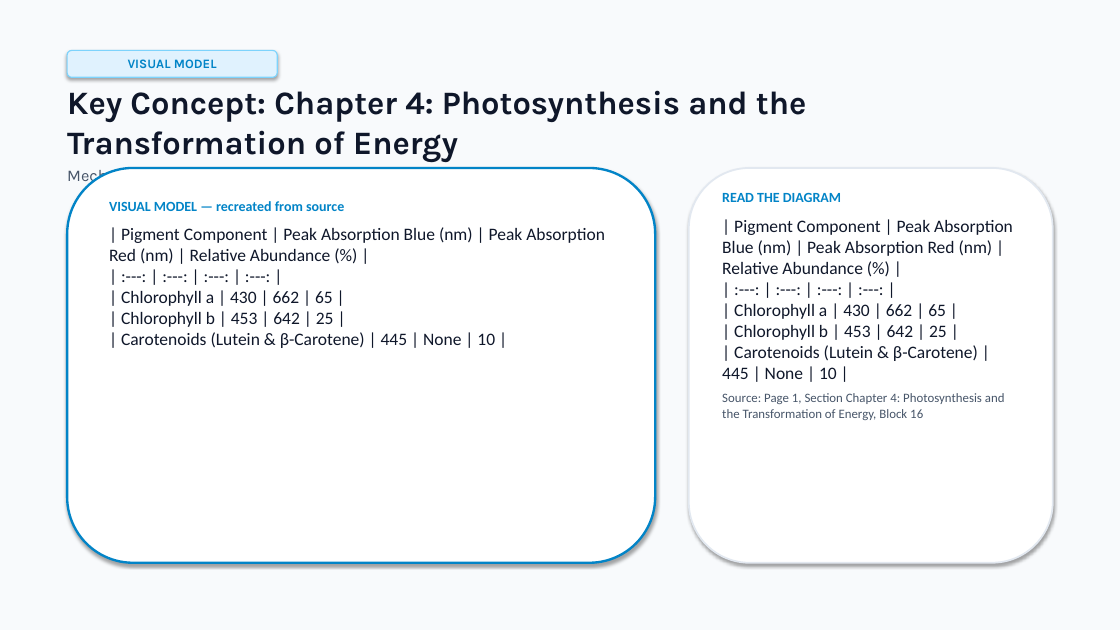
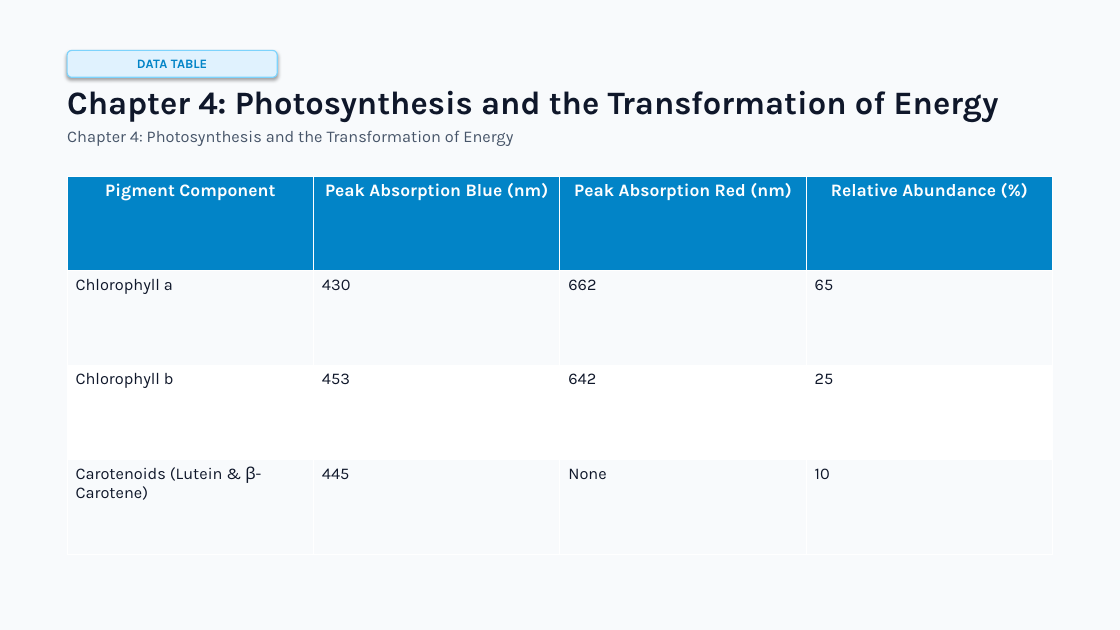
Before and after one commit to usm007/LessonMorph, a slide deck: slide 24 of output/photosynthesis_and_cellular_energy.pptx (slide 19 before the commit). Drawn at 1120x630 pixels with LibreOffice and Linux fonts; fonts in the diff are those of the drawing. Boxes give left, top, right and bottom in pixels: in the first picture for what was removed or moved away, otherwise in the second. Text is boxed around its words. In the diff, an @@ line names an element or a change of style, - is before the commit and + after.

```diff
--- a/output/photosynthesis_and_cellular_energy.pptx
+++ b/output/photosynthesis_and_cellular_energy.pptx
@@ text in rounded rectangle at bbox=[137, 59, 207, 68]: text changed @@
-VISUAL MODEL
+DATA TABLE
@@ text at bbox=[67, 90, 999, 146]: text changed @@
-Key Concept: Chapter 4: Photosynthesis and the Transformation of Energy
-Mechanisms, principles, and analysis
+Chapter 4: Photosynthesis and the Transformation of Energy
+Chapter 4: Photosynthesis and the Transformation of Energy
@@ rounded rectangle removed at bbox=[67, 168, 655, 563] @@
@@ table added at bbox=[67, 176, 1052, 555], 4 rows, 4 columns @@
+Pigment Component | Peak Absorption Blue (nm) | Peak Absorption Red (nm) | Relative Abundance (%)
+Chlorophyll a | 430 | 662 | 65
+Chlorophyll b | 453 | 642 | 25
+Carotenoids (Lutein & β-Carotene) | 445 | None | 10
@@ rounded rectangle removed at bbox=[689, 168, 1053, 563] @@
@@ text removed at bbox=[109, 201, 605, 348] @@
-VISUAL MODEL — recreated from source
-| Pigment Component | Peak Absorption Blue (nm) | Peak Absorption Red (nm) | Relative Abundance (%) |
-| :---: | :---: | :---: | :---: |
-| Chlorophyll a | 430 | 662 | 65 |
-| Chlorophyll b | 453 | 642 | 25 |
-| Carotenoids (Lutein & β-Carotene) | 445 | None | 10 |
@@ text removed at bbox=[722, 192, 1013, 420] @@
-READ THE DIAGRAM
-| Pigment Component | Peak Absorption Blue (nm) | Peak Absorption Red (nm) | Relative Abundance (%) |
-| :---: | :---: | :---: | :---: |
-| Chlorophyll a | 430 | 662 | 65 |
-| Chlorophyll b | 453 | 642 | 25 |
-| Carotenoids (Lutein & β-Carotene) | 445 | None | 10 |
-Source: Page 1, Section Chapter 4: Photosynthesis and the Transformation of Energy, Block 16
```
Also in this commit, not shown: 13 other slides changed, 15 slides added, 21 slides removed, 57 other files.
